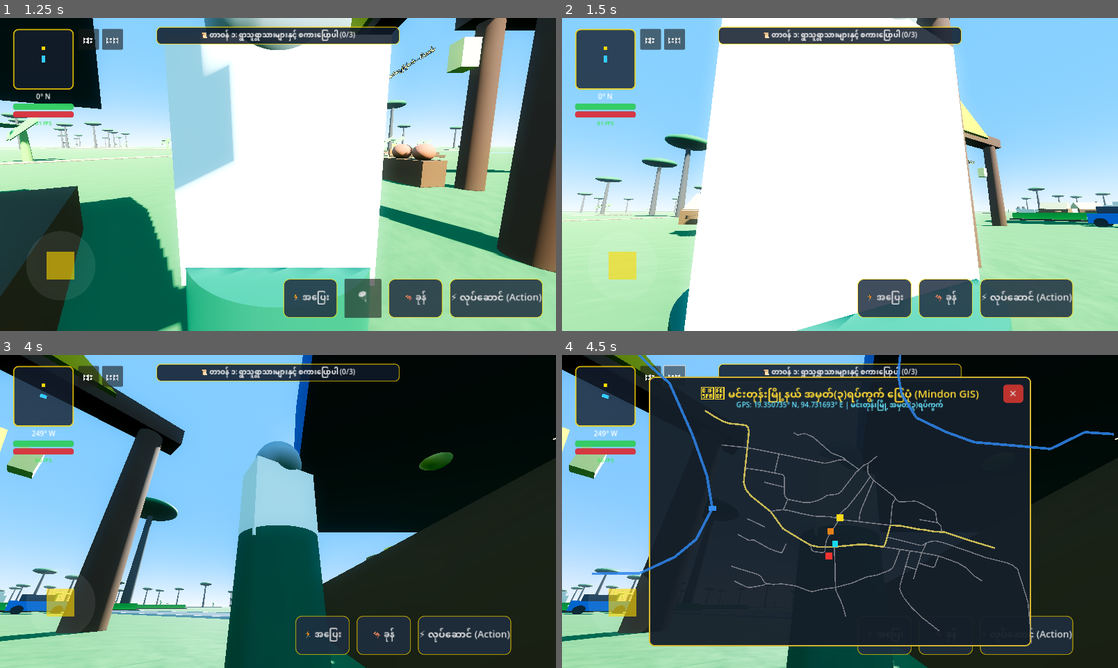
Above: before the commit, frames 1-4 (two rows, left to right).
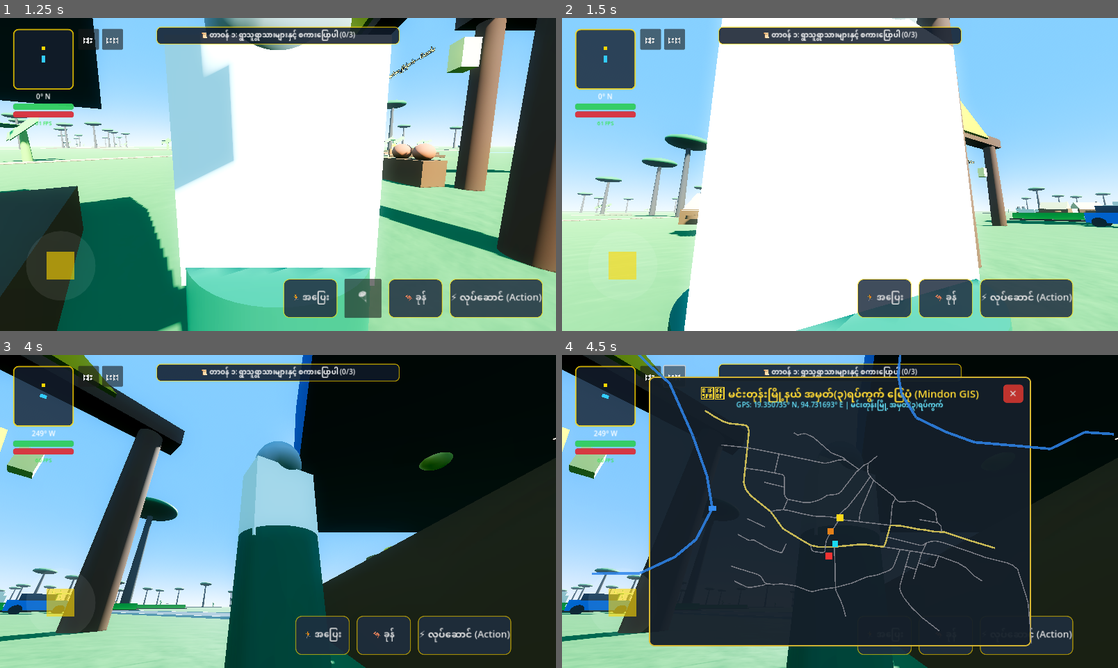
Above: after the commit, the same moments.

Repository: sudohlaingwin/gta-open-world
Game: Godot game, scene res://scenes/main_menu.tscn
Two runs of this game, one before a commit and one after it. Both use one fixed random seed, a clock stepped at 60 frames per second and the inputs below.
Inputs (mouse positions are in pixels of both pictures, inside the frame that each line leads up to):
- Up to frame 1 (1.25 s): click "🎮 အသစ်စတင်မည် (New Game)" at 0.5 s
- Up to frame 2 (1.5 s): drag from (628, 274) to (895, 105) at 1.27 s
- Up to frame 3 (4 s): drag from (166, 527) to (250, 574) at 2.02 s; move the mouse to (333, 442) at 2.77 s; hold Right (ui_right) 2.78-3.5 s; hold Ctrl 2.78-3.5 s; drag from (250, 574) to (111, 464) at 3.52 s
- Up to frame 4 (4.5 s): click "🗺️" at 4.25 s

Frame 1 is identical in both runs. In frame 2, less than 0.1% of the frame differs, in the area x 92-100%, y 60-68%; in frame 3, 0.1%; in frame 4, 0.1%, in the area x 0-13%, y 76-83%.

Commit message:
feat(slice-171): Realistic Myanmar Automotive Fleet (Sedan, Passenger Van, Village Drivable Car) scaling overhaul

Diff:
--- a/scenes/traffic_car.tscn
+++ b/scenes/traffic_car.tscn
@@ -3,30 +3,30 @@
 [ext_resource type="Script" path="res://scripts/traffic_car.gd" id="1_traffic"]
 
 [sub_resource type="BoxMesh" id="BoxMesh_body"]
-size = Vector3(2.1, 0.85, 4.6)
+size = Vector3(2.25, 0.92, 4.95)
 
 [sub_resource type="StandardMaterial3D" id="StandardMaterial3D_car_red"]
 albedo_color = Color(0.78, 0.18, 0.15, 1)
 roughness = 0.35
 
 [sub_resource type="BoxMesh" id="BoxMesh_cabin"]
-size = Vector3(1.8, 0.75, 2.4)
+size = Vector3(1.95, 0.82, 2.65)
 
 [sub_resource type="StandardMaterial3D" id="StandardMaterial3D_glass"]
 albedo_color = Color(0.12, 0.15, 0.22, 0.8)
 roughness = 0.1
 
 [sub_resource type="CylinderMesh" id="CylinderMesh_wheel"]
-top_radius = 0.42
-bottom_radius = 0.42
-height = 0.26
+top_radius = 0.46
+bottom_radius = 0.46
+height = 0.28
 
 [sub_resource type="StandardMaterial3D" id="StandardMaterial3D_tire"]
 albedo_color = Color(0.12, 0.12, 0.12, 1)
 
 [sub_resource type="SphereMesh" id="SphereMesh_headlight"]
-radius = 0.15
-height = 0.3
+radius = 0.16
+height = 0.32
 
 [sub_resource type="StandardMaterial3D" id="StandardMaterial3D_glow"]
 shading_mode = 0
@@ -38,44 +38,44 @@
 [node name="VisualMesh" type="Node3D" parent="."]
 
 [node name="Body" type="MeshInstance3D" parent="VisualMesh"]
-transform = Transform3D(1, 0, 0, 0, 1, 0, 0, 0, 1, 0, 0.7, 0)
+transform = Transform3D(1, 0, 0, 0, 1, 0, 0, 0, 1, 0, 0.74, 0)
 mesh = SubResource("BoxMesh_body")
 surface_material_override/0 = SubResource("StandardMaterial3D_car_red")
 
 [node name="Cabin" type="MeshInstance3D" parent="VisualMesh"]
-transform = Transform3D(1, 0, 0, 0, 1, 0, 0, 0, 1, 0, 1.35, -0.2)
+transform = Transform3D(1, 0, 0, 0, 1, 0, 0, 0, 1, 0, 1.45, -0.25)
 mesh = SubResource("BoxMesh_cabin")
 surface_material_override/0 = SubResource("StandardMaterial3D_glass")
 
 [node name="WheelFL" type="MeshInstance3D" parent="VisualMesh"]
-transform = Transform3D(-4.37114e-08, -1, 0, 1, -4.37114e-08, 0, 0, 0, 1, -1.05, 0.42, -1.45)
+transform = Transform3D(-4.37114e-08, -1, 0, 1, -4.37114e-08, 0, 0, 0, 1, -1.12, 0.46, -1.55)
 mesh = SubResource("CylinderMesh_wheel")
 surface_material_override/0 = SubResource("StandardMaterial3D_tire")
 
 [node name="WheelFR" type="MeshInstance3D" parent="VisualMesh"]
-transform = Transform3D(-4.37114e-08, -1, 0, 1, -4.37114e-08, 0, 0, 0, 1, 1.05, 0.42, -1.45)
+transform = Transform3D(-4.37114e-08, -1, 0, 1, -4.37114e-08, 0, 0, 0, 1, 1.12, 0.46, -1.55)
 mesh = SubResource("CylinderMesh_wheel")
 surface_material_override/0 = SubResource("StandardMaterial3D_tire")
 
 [node name="WheelBL" type="MeshInstance3D" parent="VisualMesh"]
-transform = Transform3D(-4.37114e-08, -1, 0, 1, -4.37114e-08, 0, 0, 0, 1, -1.05, 0.42, 1.45)
+transform = Transform3D(-4.37114e-08, -1, 0, 1, -4.37114e-08, 0, 0, 0, 1, -1.12, 0.46, 1.55)
 mesh = SubResource("CylinderMesh_wheel")
 surface_material_override/0 = SubResource("StandardMaterial3D_tire")
 
 [node name="WheelBR" type="MeshInstance3D" parent="VisualMesh"]
-transform = Transform3D(-4.37114e-08, -1, 0, 1, -4.37114e-08, 0, 0, 0, 1, 1.05, 0.42, 1.45)
+transform = Transform3D(-4.37114e-08, -1, 0, 1, -4.37114e-08, 0, 0, 0, 1, 1.12, 0.46, 1.55)
 mesh = SubResource("CylinderMesh_wheel")
 surface_material_override/0 = SubResource("StandardMaterial3D_tire")
 
 [node name="Headlights" type="Node3D" parent="VisualMesh"]
-transform = Transform3D(1, 0, 0, 0, 1, 0, 0, 0, 1, 0, 0.7, -2.3)
+transform = Transform3D(1, 0, 0, 0, 1, 0, 0, 0, 1, 0, 0.74, -2.48)
 
 [node name="LampL" type="MeshInstance3D" parent="VisualMesh/Headlights"]
-transform = Transform3D(1, 0, 0, 0, 1, 0, 0, 0, 1, -0.75, 0, 0)
+transform = Transform3D(1, 0, 0, 0, 1, 0, 0, 0, 1, -0.82, 0, 0)
 mesh = SubResource("SphereMesh_headlight")
 surface_material_override/0 = SubResource("StandardMaterial3D_glow")
 
 [node name="LampR" type="MeshInstance3D" parent="VisualMesh/Headlights"]
-transform = Transform3D(1, 0, 0, 0, 1, 0, 0, 0, 1, 0.75, 0, 0)
+transform = Transform3D(1, 0, 0, 0, 1, 0, 0, 0, 1, 0.82, 0, 0)
 mesh = SubResource("SphereMesh_headlight")
 surface_material_override/0 = SubResource("StandardMaterial3D_glow")
--- a/scenes/traffic_van.tscn
+++ b/scenes/traffic_van.tscn
@@ -3,30 +3,30 @@
 [ext_resource type="Script" path="res://scripts/traffic_car.gd" id="1_traffic"]
 
 [sub_resource type="BoxMesh" id="BoxMesh_body"]
-size = Vector3(2.2, 1.35, 5.2)
+size = Vector3(2.35, 1.45, 5.6)
 
 [sub_resource type="StandardMaterial3D" id="StandardMaterial3D_van_white"]
 albedo_color = Color(0.92, 0.92, 0.94, 1)
 roughness = 0.3
 
 [sub_resource type="BoxMesh" id="BoxMesh_cabin"]
-size = Vector3(2.05, 1.15, 3.4)
+size = Vector3(2.2, 1.25, 3.8)
 
 [sub_resource type="StandardMaterial3D" id="StandardMaterial3D_glass"]
 albedo_color = Color(0.12, 0.15, 0.22, 0.8)
 roughness = 0.1
 
 [sub_resource type="CylinderMesh" id="CylinderMesh_wheel"]
-top_radius = 0.46
-bottom_radius = 0.46
-height = 0.28
+top_radius = 0.48
+bottom_radius = 0.48
+height = 0.3
 
 [sub_resource type="StandardMaterial3D" id="StandardMaterial3D_tire"]
 albedo_color = Color(0.12, 0.12, 0.12, 1)
 
 [sub_resource type="SphereMesh" id="SphereMesh_headlight"]
-radius = 0.18
-height = 0.35
+radius = 0.19
+height = 0.38
 
 [sub_resource type="StandardMaterial3D" id="StandardMaterial3D_glow"]
 shading_mode = 0
@@ -39,44 +39,44 @@
 [node name="VisualMesh" type="Node3D" parent="."]
 
 [node name="Body" type="MeshInstance3D" parent="VisualMesh"]
-transform = Transform3D(1, 0, 0, 0, 1, 0, 0, 0, 1, 0, 0.85, 0)
+transform = Transform3D(1, 0, 0, 0, 1, 0, 0, 0, 1, 0, 0.92, 0)
 mesh = SubResource("BoxMesh_body")
 surface_material_override/0 = SubResource("StandardMaterial3D_van_white")
 
 [node name="Cabin" type="MeshInstance3D" parent="VisualMesh"]
-transform = Transform3D(1, 0, 0, 0, 1, 0, 0, 0, 1, 0, 1.75, 0.25)
+transform = Transform3D(1, 0, 0, 0, 1, 0, 0, 0, 1, 0, 1.88, 0.3)
 mesh = SubResource("BoxMesh_cabin")
 surface_material_override/0 = SubResource("StandardMaterial3D_glass")
 
 [node name="WheelFL" type="MeshInstance3D" parent="VisualMesh"]
-transform = Transform3D(-4.37114e-08, -1, 0, 1, -4.37114e-08, 0, 0, 0, 1, -1.1, 0.46, -1.65)
+transform = Transform3D(-4.37114e-08, -1, 0, 1, -4.37114e-08, 0, 0, 0, 1, -1.18, 0.48, -1.8)
 mesh = SubResource("CylinderMesh_wheel")
 surface_material_override/0 = SubResource("StandardMaterial3D_tire")
 
 [node name="WheelFR" type="MeshInstance3D" parent="VisualMesh"]
-transform = Transform3D(-4.37114e-08, -1, 0, 1, -4.37114e-08, 0, 0, 0, 1, 1.1, 0.46, -1.65)
+transform = Transform3D(-4.37114e-08, -1, 0, 1, -4.37114e-08, 0, 0, 0, 1, 1.18, 0.48, -1.8)
 mesh = SubResource("CylinderMesh_wheel")
 surface_material_override/0 = SubResource("StandardMaterial3D_tire")
 
 [node name="WheelBL" type="MeshInstance3D" parent="VisualMesh"]
-transform = Transform3D(-4.37114e-08, -1, 0, 1, -4.37114e-08, 0, 0, 0, 1, -1.1, 0.46, 1.65)
+transform = Transform3D(-4.37114e-08, -1, 0, 1, -4.37114e-08, 0, 0, 0, 1, -1.18, 0.48, 1.8)
 mesh = SubResource("CylinderMesh_wheel")
 surface_material_override/0 = SubResource("StandardMaterial3D_tire")
 
 [node name="WheelBR" type="MeshInstance3D" parent="VisualMesh"]
-transform = Transform3D(-4.37114e-08, -1, 0, 1, -4.37114e-08, 0, 0, 0, 1, 1.1, 0.46, 1.65)
+transform = Transform3D(-4.37114e-08, -1, 0, 1, -4.37114e-08, 0, 0, 0, 1, 1.18, 0.48, 1.8)
 mesh = SubResource("CylinderMesh_wheel")
 surface_material_override/0 = SubResource("StandardMaterial3D_tire")
 
 [node name="Headlights" type="Node3D" parent="VisualMesh"]
-transform = Transform3D(1, 0, 0, 0, 1, 0, 0, 0, 1, 0, 0.85, -2.6)
+transform = Transform3D(1, 0, 0, 0, 1, 0, 0, 0, 1, 0, 0.92, -2.8)
 
 [node name="LampL" type="MeshInstance3D" parent="VisualMesh/Headlights"]
-transform = Transform3D(1, 0, 0, 0, 1, 0, 0, 0, 1, -0.78, 0, 0)
+transform = Transform3D(1, 0, 0, 0, 1, 0, 0, 0, 1, -0.84, 0, 0)
 mesh = SubResource("SphereMesh_headlight")
 surface_material_override/0 = SubResource("StandardMaterial3D_glow")
 
 [node name="LampR" type="MeshInstance3D" parent="VisualMesh/Headlights"]
-transform = Transform3D(1, 0, 0, 0, 1, 0, 0, 0, 1, 0.78, 0, 0)
+transform = Transform3D(1, 0, 0, 0, 1, 0, 0, 0, 1, 0.84, 0, 0)
 mesh = SubResource("SphereMesh_headlight")
 surface_material_override/0 = SubResource("StandardMaterial3D_glow")
--- a/scenes/village_car.tscn
+++ b/scenes/village_car.tscn
@@ -3,10 +3,10 @@
 [ext_resource type="Script" path="res://scripts/vehicle_controller.gd" id="1_vehicle"]
 
 [sub_resource type="BoxShape3D" id="BoxShape3D_car"]
-size = Vector3(2.3, 1.7, 4.8)
+size = Vector3(2.35, 1.75, 4.95)
 
 [sub_resource type="BoxMesh" id="BoxMesh_body"]
-size = Vector3(2.2, 0.95, 4.6)
+size = Vector3(2.3, 0.98, 4.9)
 
 [sub_resource type="StandardMaterial3D" id="StandardMaterial3D_car_paint"]
 albedo_color = Color(0.12, 0.45, 0.78, 1)
@@ -14,14 +14,14 @@
 roughness = 0.25
 
 [sub_resource type="BoxMesh" id="BoxMesh_cabin"]
-size = Vector3(1.85, 0.85, 2.6)
+size = Vector3(1.95, 0.88, 2.7)
 
 [sub_resource type="StandardMaterial3D" id="StandardMaterial3D_cabin_glass"]
 albedo_color = Color(0.1, 0.15, 0.2, 0.8)
 roughness = 0.1
 
 [sub_resource type="BoxMesh" id="BoxMesh_headlight"]
-size = Vector3(0.35, 0.22, 0.12)
+size = Vector3(0.38, 0.24, 0.14)
 
 [sub_resource type="StandardMaterial3D" id="StandardMaterial3D_headlight"]
 albedo_color = Color(1.0, 0.98, 0.85, 1)
@@ -36,73 +36,73 @@
 emission_energy_multiplier = 2.4
 
 [sub_resource type="CylinderMesh" id="CylinderMesh_wheel"]
-top_radius = 0.44
-bottom_radius = 0.44
-height = 0.3
+top_radius = 0.46
+bottom_radius = 0.46
+height = 0.32
 
 [sub_resource type="StandardMaterial3D" id="StandardMaterial3D_tire"]
 albedo_color = Color(0.15, 0.15, 0.15, 1)
 roughness = 0.9
 
 [sub_resource type="BoxShape3D" id="BoxShape3D_interact"]
-size = Vector3(4.6, 2.8, 6.2)
+size = Vector3(5.0, 3.0, 6.6)
 
 [node name="MyanmarVillageCar" type="VehicleBody3D"]
 script = ExtResource("1_vehicle")
 
 [node name="CollisionShape3D" type="CollisionShape3D" parent="."]
-transform = Transform3D(1, 0, 0, 0, 1, 0, 0, 0, 1, 0, 0.95, 0)
+transform = Transform3D(1, 0, 0, 0, 1, 0, 0, 0, 1, 0, 0.98, 0)
 shape = SubResource("BoxShape3D_car")
 
 [node name="BodyMesh" type="MeshInstance3D" parent="."]
-transform = Transform3D(1, 0, 0, 0, 1, 0, 0, 0, 1, 0, 0.75, 0)
+transform = Transform3D(1, 0, 0, 0, 1, 0, 0, 0, 1, 0, 0.78, 0)
 mesh = SubResource("BoxMesh_body")
 surface_material_override/0 = SubResource("StandardMaterial3D_car_paint")
 
 [node name="CabinMesh" type="MeshInstance3D" parent="."]
-transform = Transform3D(1, 0, 0, 0, 1, 0, 0, 0, 1, 0, 1.45, -0.35)
+transform = Transform3D(1, 0, 0, 0, 1, 0, 0, 0, 1, 0, 1.5, -0.35)
 mesh = SubResource("BoxMesh_cabin")
 surface_material_override/0 = SubResource("StandardMaterial3D_cabin_glass")
 
 [node name="HeadlightL" type="MeshInstance3D" parent="."]
-transform = Transform3D(1, 0, 0, 0, 1, 0, 0, 0, 1, -0.78, 0.75, -2.3)
+transform = Transform3D(1, 0, 0, 0, 1, 0, 0, 0, 1, -0.82, 0.78, -2.45)
 mesh = SubResource("BoxMesh_headlight")
 surface_material_override/0 = SubResource("StandardMaterial3D_headlight")
 
 [node name="HeadlightR" type="MeshInstance3D" parent="."]
-transform = Transform3D(1, 0, 0, 0, 1, 0, 0, 0, 1, 0.78, 0.75, -2.3)
+transform = Transform3D(1, 0, 0, 0, 1, 0, 0, 0, 1, 0.82, 0.78, -2.45)
 mesh = SubResource("BoxMesh_headlight")
 surface_material_override/0 = SubResource("StandardMaterial3D_headlight")
 
 [node name="HeadlightBeamL" type="SpotLight3D" parent="."]
-transform = Transform3D(1, 0, 0, 0, 1, 0, 0, 0, 1, -0.78, 0.75, -2.35)
+transform = Transform3D(1, 0, 0, 0, 1, 0, 0, 0, 1, -0.82, 0.78, -2.5)
 light_color = Color(1, 0.96, 0.88, 1)
-light_energy = 2.8
-spot_range = 35.0
-spot_angle = 40.0
+light_energy = 3.2
+spot_range = 42.0
+spot_angle = 42.0
 
 [node name="HeadlightBeamR" type="SpotLight3D" parent="."]
-transform = Transform3D(1, 0, 0, 0, 1, 0, 0, 0, 1, 0.78, 0.75, -2.35)
+transform = Transform3D(1, 0, 0, 0, 1, 0, 0, 0, 1, 0.82, 0.78, -2.5)
 light_color = Color(1, 0.96, 0.88, 1)
-light_energy = 2.8
-spot_range = 35.0
-spot_angle = 40.0
+light_energy = 3.2
+spot_range = 42.0
+spot_angle = 42.0
 
 [node name="TaillightL" type="MeshInstance3D" parent="."]
-transform = Transform3D(1, 0, 0, 0, 1, 0, 0, 0, 1, -0.78, 0.75, 2.3)
+transform = Transform3D(1, 0, 0, 0, 1, 0, 0, 0, 1, -0.82, 0.78, 2.45)
 mesh = SubResource("BoxMesh_headlight")
 surface_material_override/0 = SubResource("StandardMaterial3D_taillight")
 
 [node name="TaillightR" type="MeshInstance3D" parent="."]
-transform = Transform3D(1, 0, 0, 0, 1, 0, 0, 0, 1, 0.78, 0.75, 2.3)
+transform = Transform3D(1, 0, 0, 0, 1, 0, 0, 0, 1, 0.82, 0.78, 2.45)
 mesh = SubResource("BoxMesh_headlight")
 surface_material_override/0 = SubResource("StandardMaterial3D_taillight")
 
 [node name="WheelFrontLeft" type="VehicleWheel3D" parent="."]
-transform = Transform3D(1, 0, 0, 0, 1, 0, 0, 0, 1, -1.1, 0.44, -1.5)
+transform = Transform3D(1, 0, 0, 0, 1, 0, 0, 0, 1, -1.15, 0.46, -1.6)
 use_as_steering = true
-wheel_radius = 0.44
-wheel_rest_length = 0.16
+wheel_radius = 0.46
+wheel_rest_length = 0.18
 suspension_stiffness = 32.0
 
 [node name="MeshInstance3D" type="MeshInstance3D" parent="WheelFrontLeft"]
@@ -111,10 +111,10 @@
 surface_material_override/0 = SubResource("StandardMaterial3D_tire")
 
 [node name="WheelFrontRight" type="VehicleWheel3D" parent="."]
-transform = Transform3D(1, 0, 0, 0, 1, 0, 0, 0, 1, 1.1, 0.44, -1.5)
+transform = Transform3D(1, 0, 0, 0, 1, 0, 0, 0, 1, 1.15, 0.46, -1.6)
 use_as_steering = true
-wheel_radius = 0.44
-wheel_rest_length = 0.16
+wheel_radius = 0.46
+wheel_rest_length = 0.18
 suspension_stiffness = 32.0
 
 [node name="MeshInstance3D" type="MeshInstance3D" parent="WheelFrontRight"]
@@ -123,10 +123,10 @@
 surface_material_override/0 = SubResource("StandardMaterial3D_tire")
 
 [node name="WheelBackLeft" type="VehicleWheel3D" parent="."]
-transform = Transform3D(1, 0, 0, 0, 1, 0, 0, 0, 1, -1.1, 0.44, 1.5)
+transform = Transform3D(1, 0, 0, 0, 1, 0, 0, 0, 1, -1.15, 0.46, 1.6)
 use_as_traction = true
-wheel_radius = 0.44
-wheel_rest_length = 0.16
+wheel_radius = 0.46
+wheel_rest_length = 0.18
 suspension_stiffness = 32.0
 
 [node name="MeshInstance3D" type="MeshInstance3D" parent="WheelBackLeft"]
@@ -135,10 +135,10 @@
 surface_material_override/0 = SubResource("StandardMaterial3D_tire")
 
 [node name="WheelBackRight" type="VehicleWheel3D" parent="."]
-transform = Transform3D(1, 0, 0, 0, 1, 0, 0, 0, 1, 1.1, 0.44, 1.5)
+transform = Transform3D(1, 0, 0, 0, 1, 0, 0, 0, 1, 1.15, 0.46, 1.6)
 use_as_traction = true
-wheel_radius = 0.44
-wheel_rest_length = 0.16
+wheel_radius = 0.46
+wheel_rest_length = 0.18
 suspension_stiffness = 32.0
 
 [node name="MeshInstance3D" type="MeshInstance3D" parent="WheelBackRight"]
@@ -147,10 +147,10 @@
 surface_material_override/0 = SubResource("StandardMaterial3D_tire")
 
 [node name="DriverSeat" type="Marker3D" parent="."]
-transform = Transform3D(1, 0, 0, 0, 1, 0, 0, 0, 1, -0.48, 0.95, -0.25)
+transform = Transform3D(1, 0, 0, 0, 1, 0, 0, 0, 1, -0.5, 0.98, -0.25)
 
 [node name="InteractionArea" type="Area3D" parent="."]
 
 [node name="CollisionShape3D" type="CollisionShape3D" parent="InteractionArea"]
-transform = Transform3D(1, 0, 0, 0, 1, 0, 0, 0, 1, 0, 0.95, 0)
+transform = Transform3D(1, 0, 0, 0, 1, 0, 0, 0, 1, 0, 0.98, 0)
 shape = SubResource("BoxShape3D_interact")
Not shown, changed: COLLAB.md
